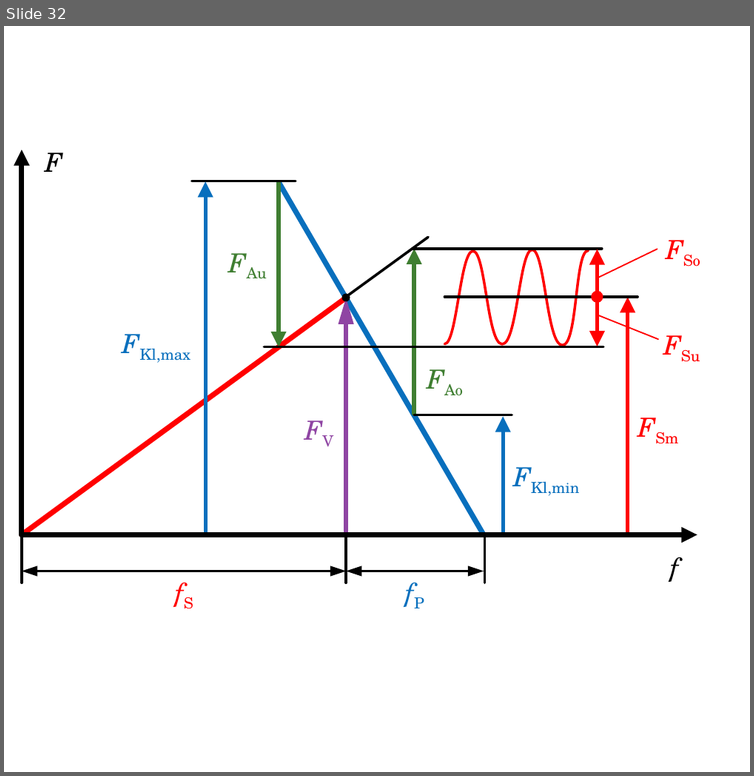
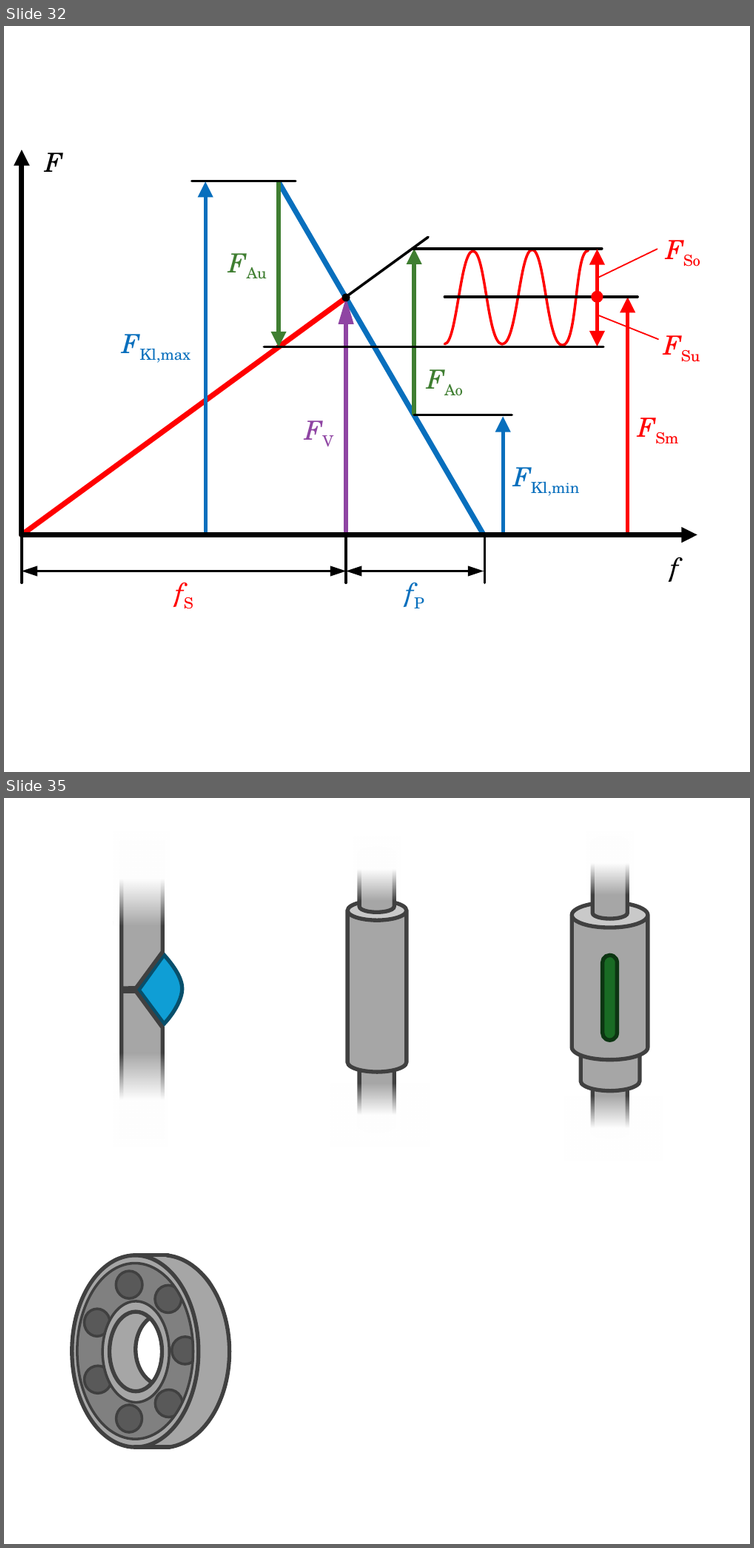
Before and after one commit to m4zeRobot/Project-FoSa, a slide deck: LaTeX B.Sc. LRT/Konstruktionslehre 1&2/images/KE-Images.pptx. Shown one above the other, each under a label of ours: slide 32 before the commit, slides 32 and 35 after it; the slides between them are not shown. The pictures are 754x776 and 754x1548 pixels, drawn with LibreOffice and Linux fonts; fonts in the diff are those of the drawing. Boxes give left, top, right and bottom in pixels: in the first picture for what was removed or moved away, otherwise in the second. Text is boxed around its words. In the diff, an @@ line names an element or a change of style, - is before the commit and + after.

```diff
--- a/LaTeX B.Sc. LRT/Konstruktionslehre 1&2/images/KE-Images.pptx
+++ b/LaTeX B.Sc. LRT/Konstruktionslehre 1&2/images/KE-Images.pptx
@@ slide 35 added at (4,798,750,1544), background #FFFFFF @@
@@ rectangle added at (114,832,170,927), fill gradient #FFFFFF @@
@@ rectangle added at (354,836,400,900), fill gradient #FFFFFF @@
@@ rectangle added at (587,830,632,894), fill gradient #FFFFFF @@
@@ cylinder added at (593,838,627,919), fill #A6A6A6, outline #404040 1.5 pt @@
@@ freeform shape added at (122,843,163,989), fill #A6A6A6, outline #404040 1.5 pt @@
@@ cylinder added at (360,849,394,913), fill #A6A6A6, outline #404040 1.5 pt @@
@@ cylinder added at (347,900,405,1070), fill #A6A6A6, outline #404040 1.5 pt @@
@@ cylinder added at (572,902,648,1059), fill #A6A6A6, outline #404040 1.5 pt @@
@@ freeform shape added at (139,955,182,1023), fill #0F9ED5, outline #084F6A 1.5 pt @@
@@ rounded rectangle added at (602,955,617,1040), fill #196B24, outline #0D3612 1.5 pt @@
@@ freeform shape added at (122,991,163,1137), fill #A6A6A6, outline #404040 1.5 pt @@
@@ cylinder added at (580,1016,638,1090), fill #A6A6A6, outline #404040 1.5 pt @@
@@ cylinder added at (360,1036,394,1131), fill #A6A6A6, outline #404040 1.5 pt @@
@@ rectangle added at (114,1052,167,1147), fill gradient #FFFFFF @@
@@ cylinder added at (593,1042,627,1137), fill #A6A6A6, outline #404040 1.5 pt @@
@@ rectangle added at (332,1082,430,1147), fill gradient #FFFFFF @@
@@ rectangle added at (564,1095,663,1160), fill gradient #FFFFFF @@
@@ group added at (54,1241,276,1475): 13 ellipses, 2 freeform shapes, 2 arc (boxed as its full ellipse)s, 2 lines @@
```
Also in this commit, not shown: 1 slide changed, 11 other files.
